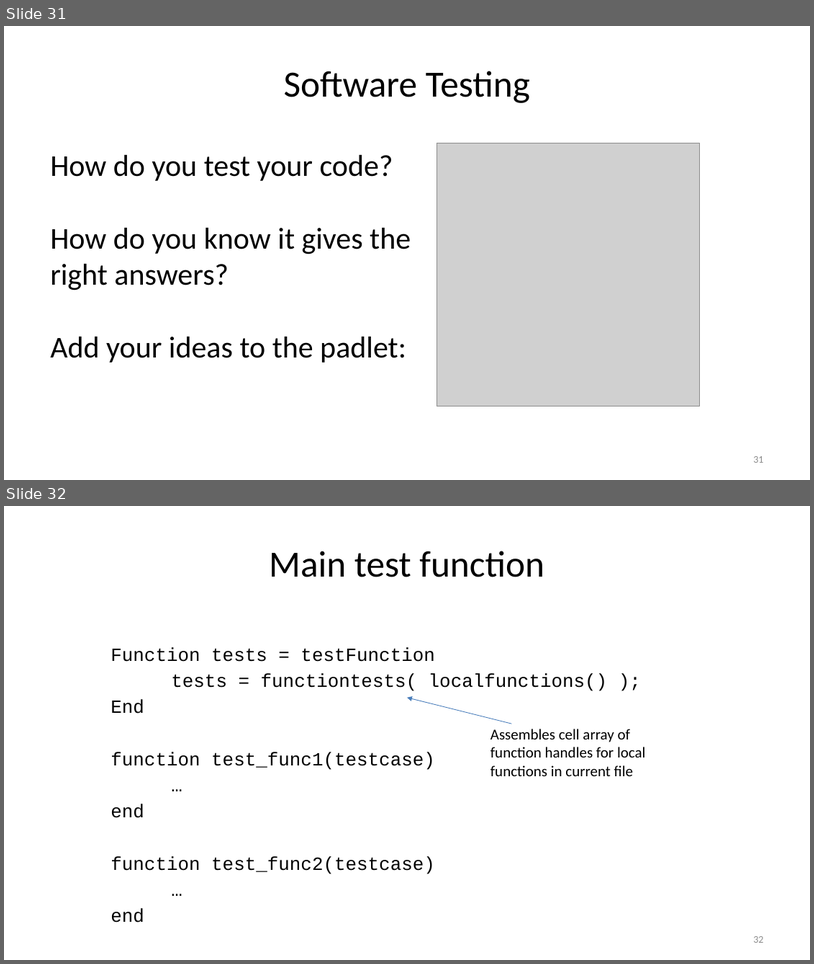
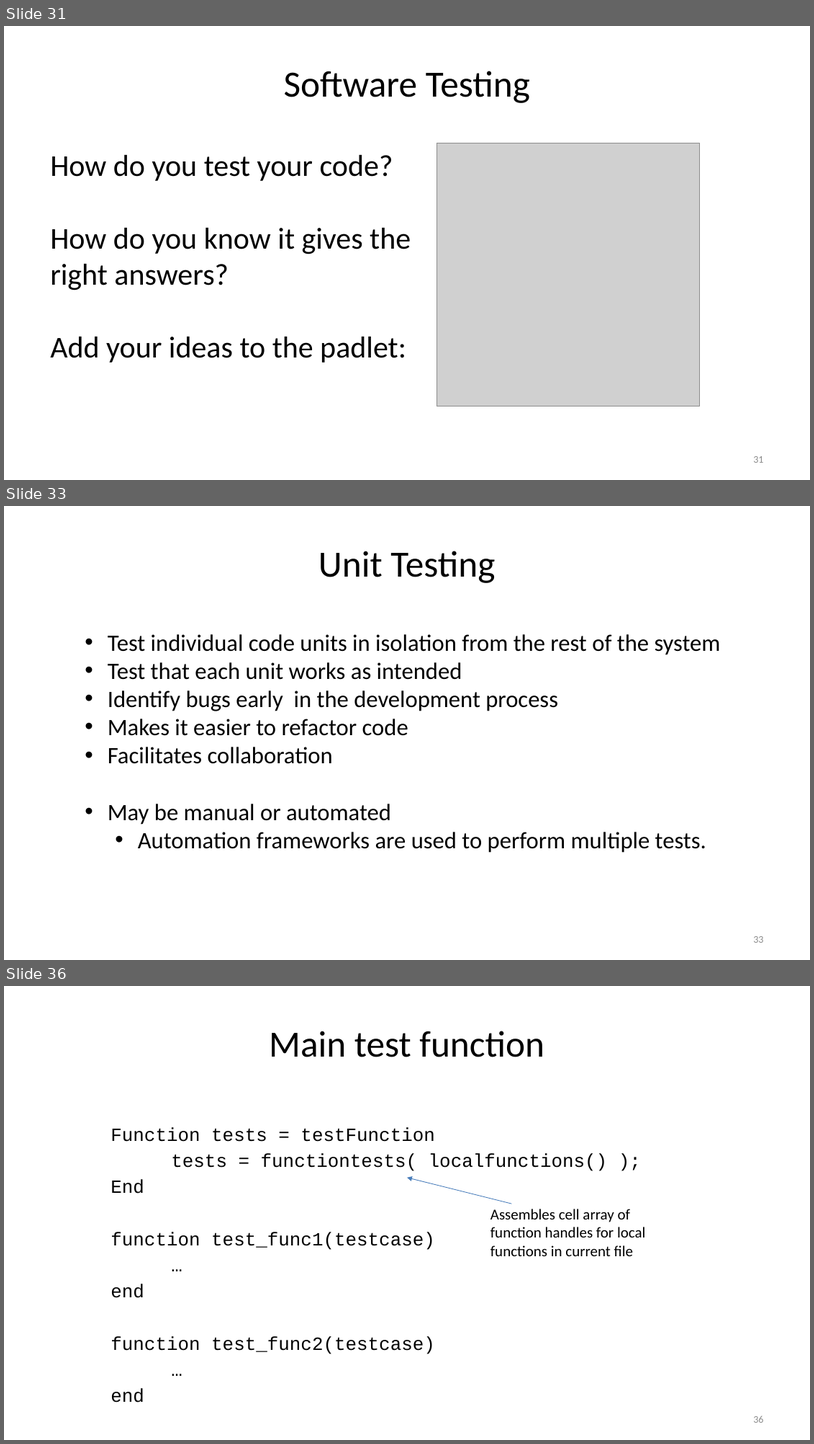
Before and after one commit to louisepb/Nottingham_Workshop, a slide deck: InstructorMaterials/Best Practices for Software Development using MATLAB.pptx. Shown one above the other, each under a label of ours: slides 31 and 32 before the commit, slides 31, 33 and 36 after it; the slides between them are not shown. The pictures are 814x964 and 814x1444 pixels, drawn with LibreOffice and Linux fonts; fonts in the diff are those of the drawing; grey boxes stand for pictures. Boxes give left, top, right and bottom in pixels: in the first picture for what was removed or moved away, otherwise in the second. Text is boxed around its words. In the diff, an @@ line names an element or a change of style, - is before the commit and + after.

Commit message:
Updated slides and Chapter 3 with more testing material. Minor change to chapter 2 text

```diff
--- a/InstructorMaterials/Best Practices for Software Development using MATLAB.pptx
+++ b/InstructorMaterials/Best Practices for Software Development using MATLAB.pptx
@@ slide 33 added at [4,506,810,960], background #FFFFFF @@
@@ title added at [319,551,495,583], 44 pt, text #000000 @@
+Unit Testing
@@ text added at [108,634,721,852], 28 pt, text #000000 @@
+• Test individual code units in isolation from the rest of the system
+• Test that each unit works as intended
+• Identify bugs early in the development process
+• Makes it easier to refactor code
+• Facilitates collaboration
+• May be manual or automated
+  • Automation frameworks are used to perform multiple tests.
@@ page number added at [754,936,764,942], 12 pt, text #8C8C8C @@
+33
@@ what was slide 32 is now slide 36 @@
@@ page number at [754,1416,764,1422]: text changed @@
-32
+36
```
Also in this commit, not shown: 1 slide changed, 2 other slides added, 2 other files.
